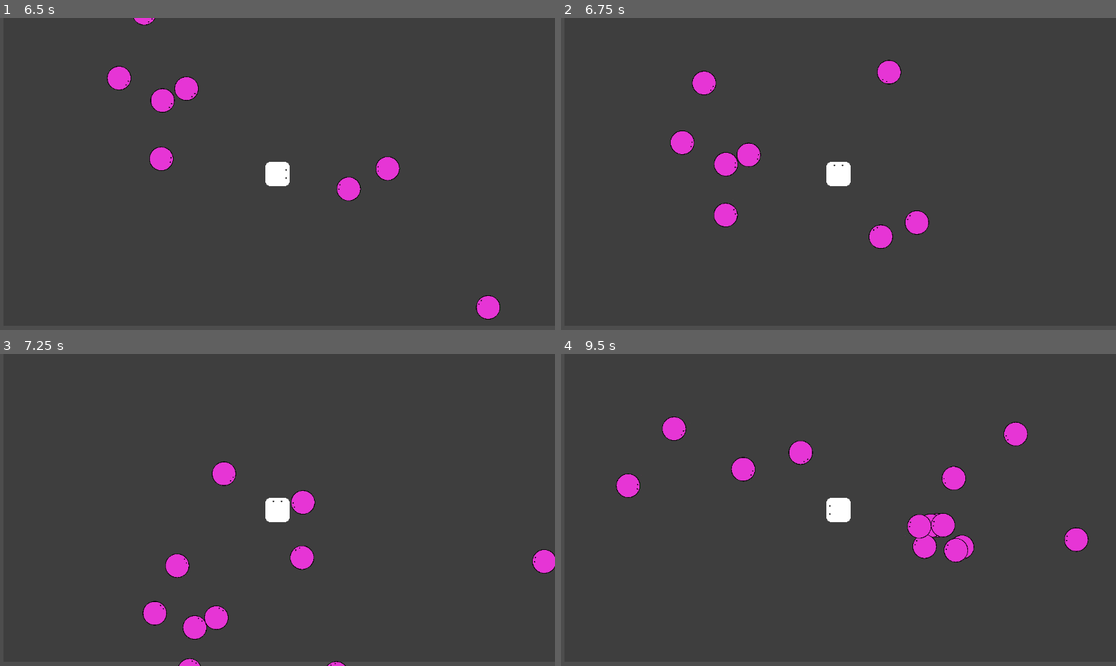
Above: before the commit, frames 1-4 (two rows, left to right).
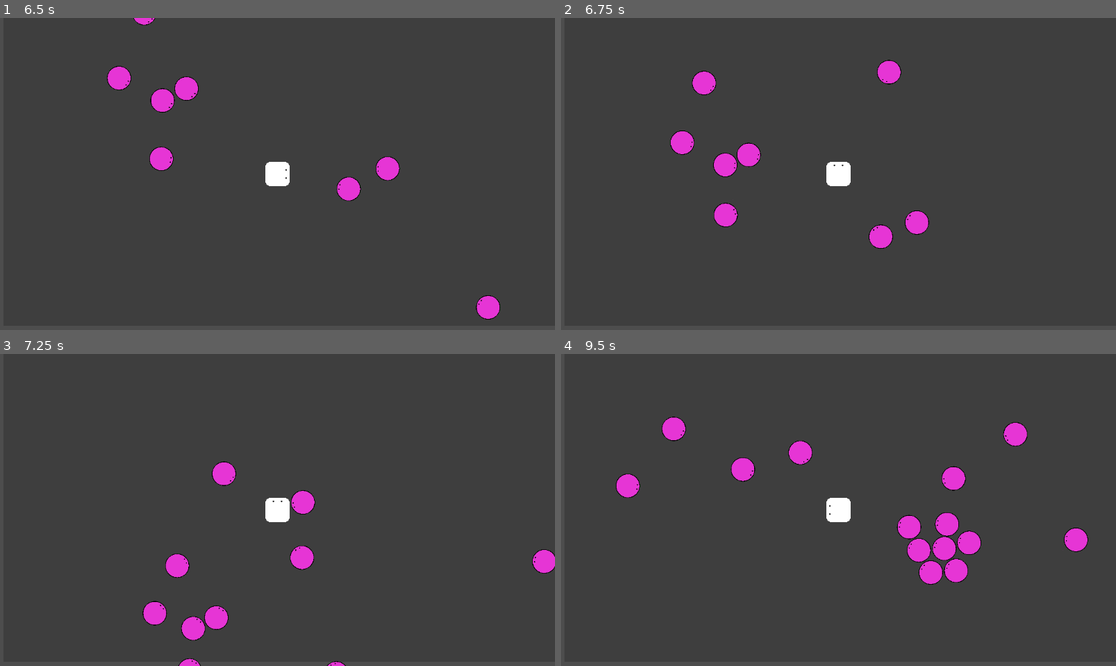
Above: after the commit, the same moments.

Repository: YamatoRyukyu/Unordered
Game: Godot game, scene res://Scenes/survive_game.tscn
The game is run twice, just before and just after one commit, with the same random seed, the same clock (stepped at 60 frames per second) and the same inputs.
Inputs:
- Up to frame 1 (6.5 s): tap Enter at 0.5 s; hold Right (move_right) 0.53-1.28 s; hold Down (move_down) 1.28-2.03 s; hold Right (move_right) 2.03-2.78 s; hold Up (move_up) 2.78-3.53 s; hold Left (move_left) 3.53-5.03 s; hold Down (move_down) 5.03-5.78 s; hold Right (move_right) from 5.78 s (still down)
- Up to frame 2 (6.75 s): release Right (move_right) at 6.53 s; hold Up (move_up) from 6.53 s (still down)
- Up to frame 3 (7.25 s): keep holding Up (move_up)
- Up to frame 4 (9.5 s): release Up (move_up) at 7.28 s; hold Right (move_right) 7.28-8.03 s; hold Down (move_down) 8.03-8.78 s; hold Left (move_left) from 8.78 s (still down)

Frame 1 is identical in both runs. In frame 2, less than 0.1% of the frame differs, in the area x 27-32%, y 42-52%; in frame 3, less than 0.1%; in frame 4, 1.8%, in the area x 9-96%, y 20-74%.

Commit message:
[feature]Player take damaged and game over

Diff:
--- a/Scenes/Mobs/mob.gd
+++ b/Scenes/Mobs/mob.gd
@@ -2,6 +2,7 @@
 
 var player
 var health
+@export var attack: float
 
 func _ready() -> void:
 	player = get_node("/root/Game/Player")
@@ -17,6 +18,9 @@
 	if direction != Vector2.ZERO:
 		rotation = direction.angle()
 
+	if player in %attack_zone.get_overlapping_bodies():
+		player.take_damage(attack * delta)
+
 func take_damage(damage: float):
 	health -=damage
 
--- a/Scenes/Mobs/mob.tscn
+++ b/Scenes/Mobs/mob.tscn
@@ -6,12 +6,16 @@
 [sub_resource type="CircleShape2D" id="CircleShape2D_oe7hw"]
 radius = 253.66316
 
+[sub_resource type="CircleShape2D" id="CircleShape2D_nwn7s"]
+radius = 280.71335
+
 [node name="Mob" type="CharacterBody2D"]
 scale = Vector2(0.1, 0.1)
 collision_layer = 4
-collision_mask = 11
+collision_mask = 15
 motion_mode = 1
 script = ExtResource("1_oe7hw")
+attack = 5.0
 
 [node name="Sprite2D" type="Sprite2D" parent="."]
 modulate = Color(0.9006115, 0.20688108, 0.8335816, 1)
@@ -19,3 +23,11 @@
 
 [node name="CollisionShape2D" type="CollisionShape2D" parent="."]
 shape = SubResource("CircleShape2D_oe7hw")
+
+[node name="attack_zone" type="Area2D" parent="."]
+unique_name_in_owner = true
+collision_layer = 4
+collision_mask = 2
+
+[node name="CollisionShape2D" type="CollisionShape2D" parent="attack_zone"]
+shape = SubResource("CircleShape2D_nwn7s")
--- a/Scenes/Player/Player.tscn
+++ b/Scenes/Player/Player.tscn
@@ -8,12 +8,16 @@
 [sub_resource type="RectangleShape2D" id="RectangleShape2D_ft8w5"]
 size = Vector2(501, 498)
 
+[sub_resource type="RectangleShape2D" id="RectangleShape2D_ude3g"]
+size = Vector2(593, 594)
+
 [node name="Player" type="CharacterBody2D"]
 collision_layer = 2
 collision_mask = 21
 motion_mode = 1
 script = ExtResource("1_ft8w5")
 action_resources = Array[Resource]([ExtResource("2_h54ih")])
+health = 100.0
 
 [node name="CollisionShape2D" type="CollisionShape2D" parent="."]
 position = Vector2(-0.5, 0)
@@ -29,4 +33,14 @@
 
 [node name="action_area" parent="." instance=ExtResource("3_h54ih")]
 
+[node name="damage_area" type="Area2D" parent="."]
+unique_name_in_owner = true
+collision_layer = 2
+collision_mask = 20
+
+[node name="CollisionShape2D" type="CollisionShape2D" parent="damage_area"]
+modulate = Color(1, 0.078431375, 0, 1)
+position = Vector2(0.5, 2)
+shape = SubResource("RectangleShape2D_ude3g")
+
 [connection signal="timeout" from="ActionTimer" to="." method="_on_action_timer_timeout"]
--- a/Scenes/Player/player.gd
+++ b/Scenes/Player/player.gd
@@ -1,6 +1,9 @@
 extends CharacterBody2D
 
+signal health_depleted
+
 @export var action_resources: Array[Resource]
+@export var health: float
 var action_index
 var action_len
 
@@ -26,3 +29,8 @@
 
 func _on_action_timer_timeout() -> void:
 	call_action()
+
+func take_damage(damage: float):
+	health -= damage
+	if health <= 0.0:
+		health_depleted.emit()
--- a/Scenes/survive_game.gd
+++ b/Scenes/survive_game.gd
@@ -14,3 +14,8 @@
 
 func _on_timer_timeout() -> void:
 	spawn_mob()
+
+
+func _on_player_health_depleted() -> void:
+	%GameOver.visible = true
+	get_tree().paused = true
--- a/Scenes/survive_game.tscn
+++ b/Scenes/survive_game.tscn
@@ -40,4 +40,33 @@
 wait_time = 0.3
 autostart = true
 
+[node name="GameOver" type="CanvasLayer" parent="."]
+unique_name_in_owner = true
+visible = false
+
+[node name="ColorRect" type="ColorRect" parent="GameOver"]
+anchors_preset = 15
+anchor_right = 1.0
+anchor_bottom = 1.0
+grow_horizontal = 2
+grow_vertical = 2
+color = Color(0, 0, 0, 1)
+
+[node name="Label" type="Label" parent="GameOver/ColorRect"]
+layout_mode = 1
+anchors_preset = 8
+anchor_left = 0.5
+anchor_top = 0.5
+anchor_right = 0.5
+anchor_bottom = 0.5
+offset_left = -43.5
+offset_top = -11.5
+offset_right = 43.5
+offset_bottom = 11.5
+grow_horizontal = 2
+grow_vertical = 2
+theme_override_font_sizes/font_size = 86
+text = "Game Over"
+
+[connection signal="health_depleted" from="Player" to="." method="_on_player_health_depleted"]
 [connection signal="timeout" from="spawn_timer" to="." method="_on_timer_timeout"]
Not shown: 1 places in Scenes/Mobs/mob.tscn that only renumber resources
Not shown: 1 places in Scenes/Player/Player.tscn that only renumber resources
